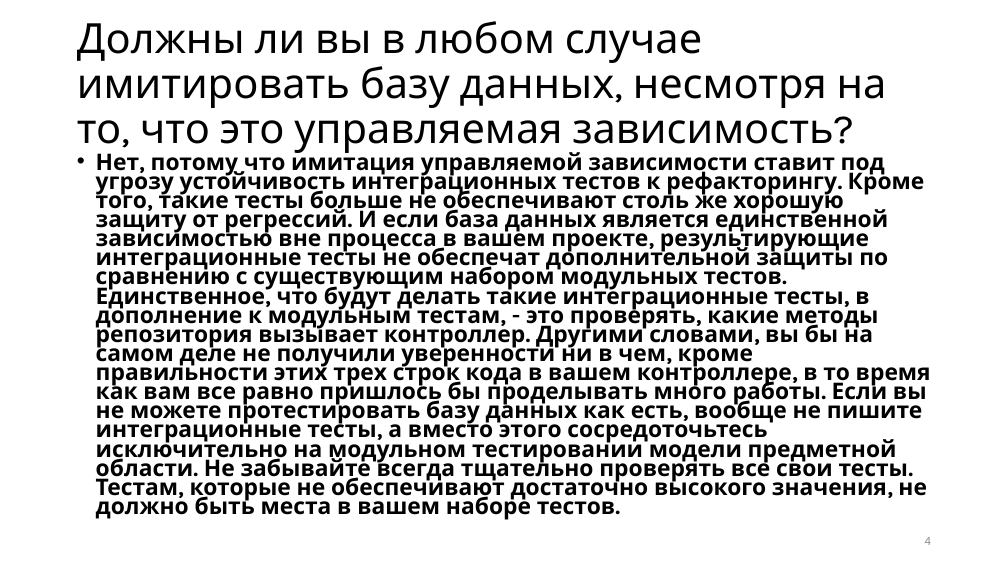
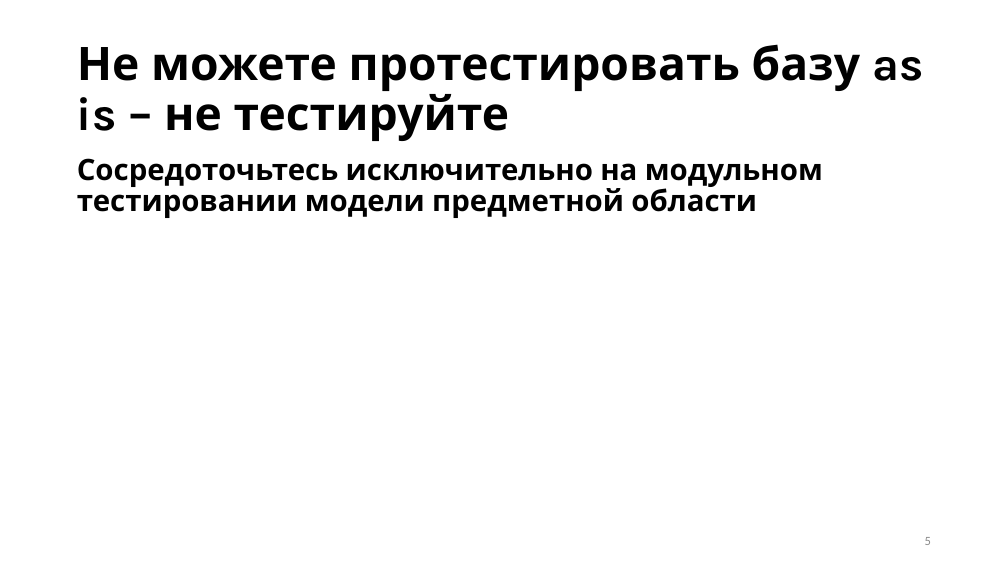
Before and after one commit to Sa1Gur/DbTest.Containers, a slide deck: slide 5 of DbaseTesting.pptx (slide 4 before the commit). Drawn at 1008x567 pixels with LibreOffice and Linux fonts; fonts in the diff are those of the drawing. Boxes give left, top, right and bottom in pixels: in the first picture for what was removed or moved away, otherwise in the second. Text is boxed around its words. In the diff, an @@ line names an element or a change of style, - is before the commit and + after.

```diff
--- a/DbaseTesting.pptx
+++ b/DbaseTesting.pptx
@@ title at (77, 44, 924, 141): text changed; size 39.6 to 44 pt; bold on @@
-Должны ли вы в любом случае имитировать базу данных, несмотря на то, что это управляемая зависимость?
+Не можете протестировать базу as is – не тестируйте
@@ text at (77, 158, 823, 218): text changed; size 21.7 to 28 pt @@
-• Нет, потому что имитация управляемой зависимости ставит под угрозу устойчивость интеграционных тестов к рефакторингу. Кроме того, такие тесты больше не обеспечивают столь же хорошую защиту от регрессий. И если база данных является единственной зависимостью вне процесса в вашем проекте, результирующие интеграционные тесты не обеспечат дополнительной защиты по сравнению с существующим набором модульных тестов. Единственное, что будут делать такие интеграционные тесты, в дополнение к модульным тестам, - это проверять, какие методы репозитория вызывает контроллер. Другими словами, вы бы на самом деле не получили уверенности ни в чем, кроме правильности этих трех строк кода в вашем контроллере, в то время как вам все равно пришлось бы проделывать много работы. Если вы не можете протестировать базу данных как есть, вообще не пишите интеграционные тесты, а вместо этого сосредоточьтесь исключительно на модульном тестировании модели предметной области. Не забывайте всегда тщательно проверять все свои тесты. Тестам, которые не обеспечивают достаточно высокого значения, не должно быть места в вашем наборе тестов.
+Сосредоточьтесь исключительно на модульном тестировании модели предметной области
@@ page number at (925, 537, 931, 545): text changed @@
-4
+5
```
Also in this commit, not shown: 34 other slides changed, 8 slides added, 5 slides removed, 1 other file.
